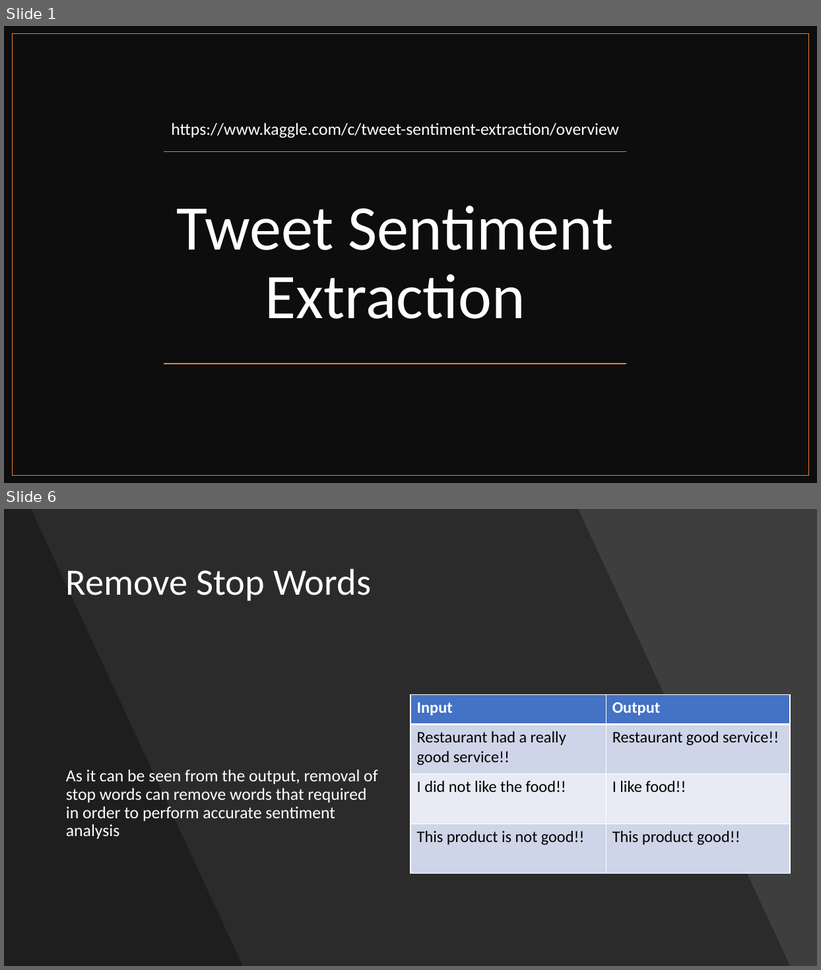
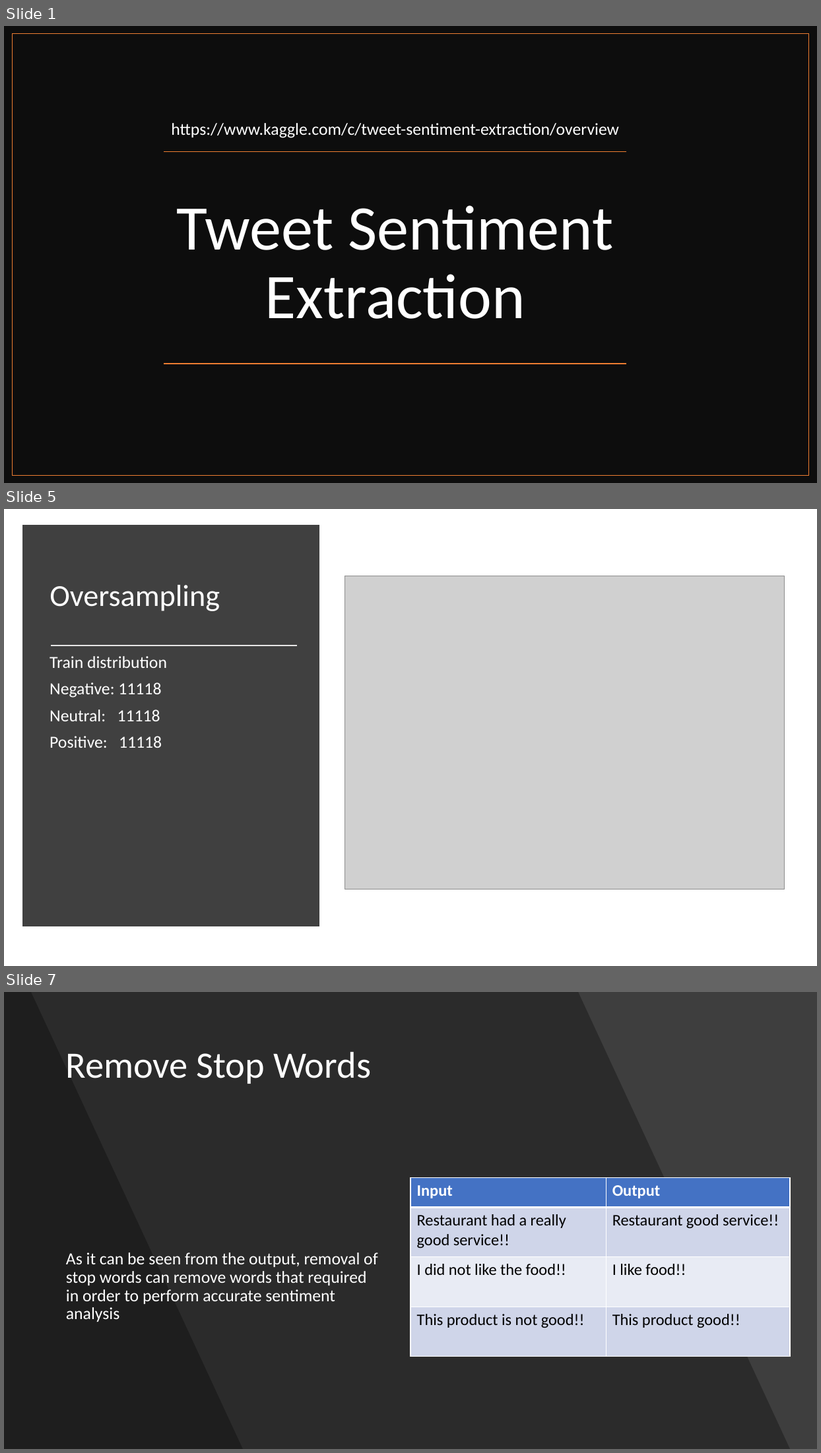
Before and after one commit to mixaverros88/Tweet_Sentiment_Extraction, a slide deck: presentation/Presentation.pptx. Shown one above the other, each under a label of ours: slides 1 and 6 before the commit, slides 1, 5 and 7 after it; the slides between them are not shown. The pictures are 821x970 and 821x1453 pixels, drawn with LibreOffice and Linux fonts; fonts in the diff are those of the drawing; grey boxes stand for pictures. Boxes give left, top, right and bottom in pixels: in the first picture for what was removed or moved away, otherwise in the second. Text is boxed around its words. In the diff, an @@ line names an element or a change of style, - is before the commit and + after.

Commit message:
perform oversampling, replace slang words in data cleaning, update presentation and contraction list

```diff
--- a/presentation/Presentation.pptx
+++ b/presentation/Presentation.pptx
@@ slide 5 added at box(4, 509, 817, 966), background #FFFFFF @@
@@ rectangle added at box(26, 529, 316, 923), fill #404040, outline #404040 10 pt @@
@@ title added at box(50, 585, 220, 611), 36 pt, text #FFFFFF @@
+Oversampling
@@ picture added at box(345, 576, 785, 889) @@
@@ line added from (51, 646) to (297, 646), #E7E6E6 1.75 pt @@
@@ text added at box(50, 656, 167, 748), 20 pt, text #FFFFFF @@
+Train distribution
+Negative: 11118
+Neutral: 11118
+Positive: 11118
@@ what was slide 6 is now slide 7 @@
```
Also in this commit, not shown: 4 slides changed, 1 other slide added, 17 other files.
